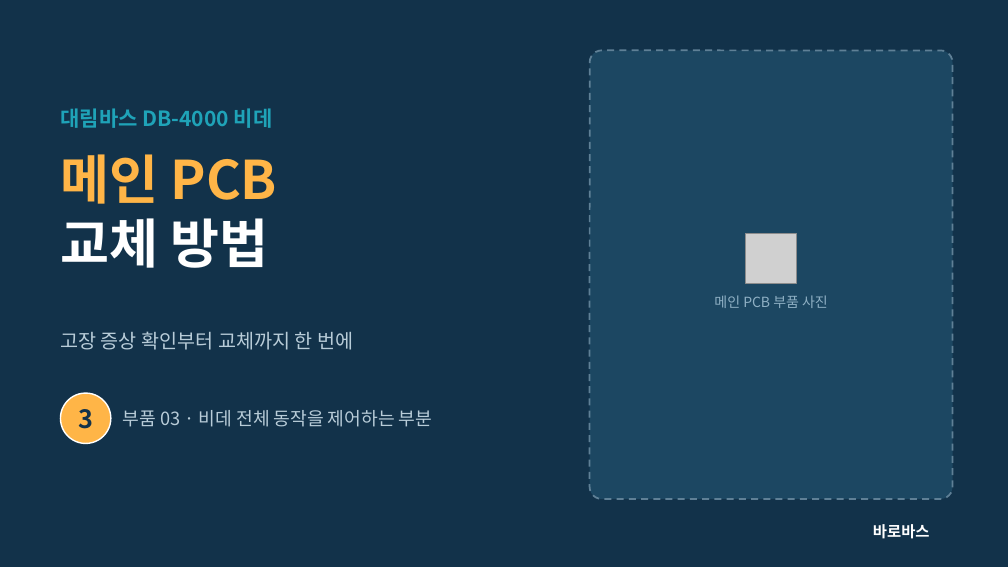
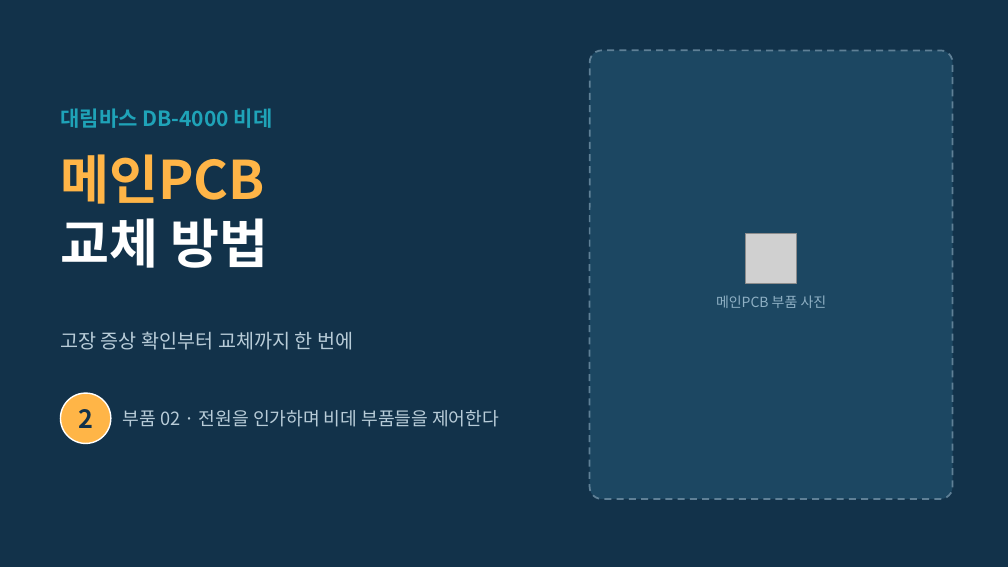
Before and after one commit to curireport/claude-blog-project, a slide deck: slide 13 of 바로바스/output/DB-4000_부품안내카드.pptx (slide 10 before the commit). Drawn at 1008x567 pixels with LibreOffice and Linux fonts; fonts in the diff are those of the drawing; grey boxes stand for pictures; background and template pictures are left out. Boxes give left, top, right and bottom in pixels: in the first picture for what was removed or moved away, otherwise in the second. Text is boxed around its words. In the diff, an @@ line names an element or a change of style, - is before the commit and + after.

```diff
--- a/바로바스/output/DB-4000_부품안내카드.pptx
+++ b/바로바스/output/DB-4000_부품안내카드.pptx
@@ text at (60,154,265,204): spaces changed @@
-메인 PCB
+메인PCB
@@ text at (716,295,827,308): spaces changed @@
-메인 PCB 부품 사진
+메인PCB 부품 사진
@@ text at (78,409,93,428): text changed @@
-3
+2
@@ text at (123,410,499,427): text changed @@
-부품 03 · 비데 전체 동작을 제어하는 부분
+부품 02 · 전원을 인가하며 비데 부품들을 제어한다
@@ text removed at (873,524,930,539) @@
-바로바스
```
Also in this commit, not shown: 4 other slides changed, 15 slides added, 6 slides removed, 4 other files.
